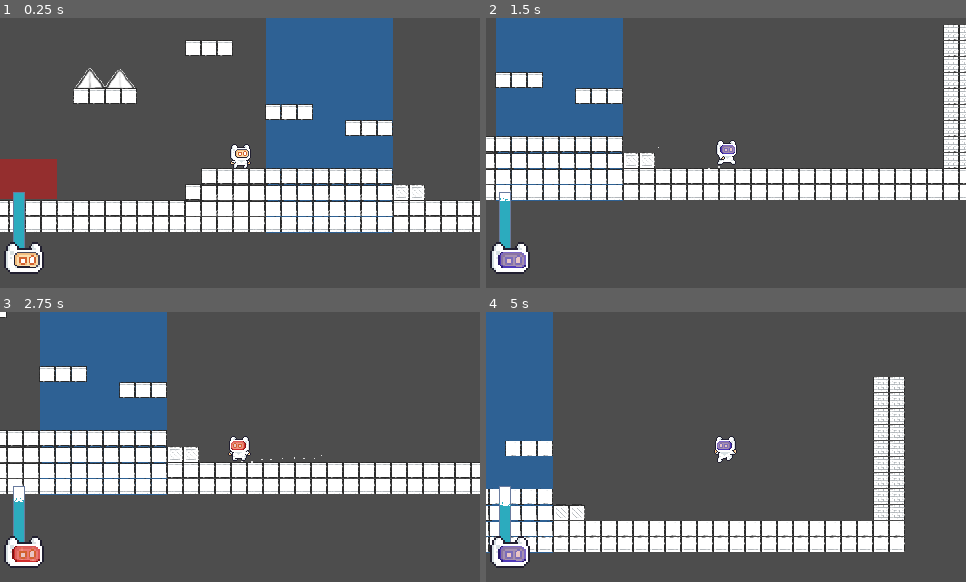
Above: before the commit, frames 1-4 (two rows, left to right).
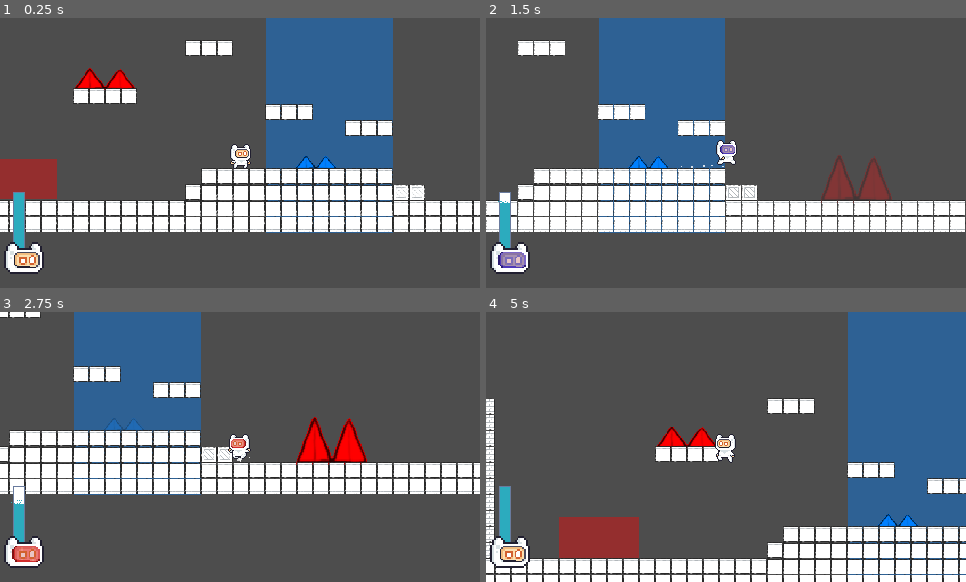
Above: after the commit, the same moments.

Repository: Naathan404/UITxVNG-Group08-NaNaNaNa
Game: Godot game, scene res://scenes/levels/level_test.tscn
Two runs of this game, one before a commit and one after it. Both use one fixed random seed, a clock stepped at 60 frames per second and the inputs below.
Inputs:
- Up to frame 1 (0.25 s): no input
- Up to frame 2 (1.5 s): hold D (right) from 0.53 s (still down); tap Shift (dash) at 0.6 s; tap Space (jump) at 0.77 s; tap K (mask_blue) at 1.35 s
- Up to frame 3 (2.75 s): tap Space (jump) at 1.52 s; release D (right) at 2.03 s; hold A (left) from 2.03 s (still down); hold J (mask_red) from 2.03 s (still down)
- Up to frame 4 (5 s): release A (left) at 2.78 s; release J (mask_red) at 2.78 s; hold D (right) 2.78-4.28 s; tap L (unmask) at 2.85 s; tap Space (jump) at 3.02, 3.77, 4.52 s; tap Shift (dash) at 3.6 s; hold A (left) from 4.28 s (still down); tap K (mask_blue) at 4.35 s

The runs differ from the first frame. In frame 1, 0.7% of the frame differs, in the area x 15-70%, y 18-56%; in frame 2, 46%; in frame 3, 14%; in frame 4, 51%, in the area x 0-100%, y 0-100%.

Commit message:
update spike and toxic-zone

Diff:
--- a/scenes/levels/level_test.tscn
+++ b/scenes/levels/level_test.tscn
@@ -1357,17 +1357,33 @@
 
 [node name="Stage" type="Node2D" unique_id=1588916387]
 
-[node name="spike" parent="." unique_id=922398961 instance=ExtResource("4_4ptlp")]
-position = Vector2(0, 94)
-scale = Vector2(1.4958341, 1.6082536)
-
 [node name="toxic_zone2" parent="." unique_id=934666335 instance=ExtResource("3_jp5fc")]
 position = Vector2(-128, 184)
 toxic_zone_color = "Red"
+is_change_color = true
+min_time = 1.0
+max_time = 10.0
 
 [node name="toxic_zone" parent="." unique_id=1843443206 instance=ExtResource("3_jp5fc")]
 position = Vector2(161, -634.00006)
 scale = Vector2(1.583259, 22.301111)
+is_change_color = false
+min_time = 1.0
+max_time = 10.0
+
+[node name="spike" parent="." unique_id=922398961 instance=ExtResource("4_4ptlp")]
+position = Vector2(0, 94)
+scale = Vector2(1.4958341, 1.6082536)
+spike_color = "Red"
+
+[node name="spike2" parent="." unique_id=1570473667 instance=ExtResource("4_4ptlp")]
+position = Vector2(211, 181)
+spike_color = "Blue"
+
+[node name="spike3" parent="." unique_id=248591882 instance=ExtResource("4_4ptlp")]
+position = Vector2(419, 181.00002)
+scale = Vector2(1.7467537, 3.591138)
+spike_color = "Red"
 
 [node name="World" type="Node2D" parent="." unique_id=1866520884]
 
--- a/scenes/objects/spike.tscn
+++ b/scenes/objects/spike.tscn
@@ -5,6 +5,7 @@
 
 [node name="spike" type="Area2D" unique_id=922398961]
 script = ExtResource("1_ctypd")
+spike_color = null
 
 [node name="Sprite2D" type="Sprite2D" parent="." unique_id=1324901480]
 scale = Vector2(0.6523437, 0.40820313)
--- a/scenes/objects/toxic_zone.tscn
+++ b/scenes/objects/toxic_zone.tscn
@@ -9,6 +9,9 @@
 scale = Vector2(1, 1.0105826)
 script = ExtResource("1_xufbp")
 toxic_zone_color = "Blue"
+is_change_color = null
+min_time = null
+max_time = null
 
 [node name="ColorRect" type="ColorRect" parent="." unique_id=869898291]
 offset_right = 80.0
--- a/scripts/objects/spike.gd
+++ b/scripts/objects/spike.gd
@@ -1,6 +1,34 @@
 @tool
 extends Area2D
-
+@export_enum("Red", "Blue") var spike_color: String = "Red":
+	set(value):
+		spike_color = value
+		_update_visual()
+enum MaskType {NONE, RED, BLUE}
+func _ready() -> void:
+	_update_visual()
+	add_to_group("spikes")
+func _update_visual():
+	var sprite = get_node_or_null("Sprite2D")
+	if sprite:
+		if spike_color == "Red":
+			sprite.modulate = Color(1, 0, 0, 1)
+		else:
+			sprite.modulate = Color(0, 0.5, 1, 1)
+func update_spike_state(player_mask: int) -> void:
+	var is_hide = false
+	if spike_color == "Red" and player_mask == MaskType.BLUE:
+		is_hide = true
+	elif spike_color == "Blue" and player_mask == MaskType.RED:
+		is_hide = true
+	var collision = get_node_or_null("CollisionPolygon2D")
+	var sprite = get_node_or_null("Sprite2D")
+	if is_hide:
+		sprite.modulate.a = 0.3
+		collision.set_deferred("disabled", true)
+	else:
+		sprite.modulate.a = 1.0
+		collision.set_deferred("disabled", false)
 
 func _on_body_entered(body: Node2D) -> void:
 	if body.is_in_group("player"):
--- a/scripts/objects/toxic_zone.gd
+++ b/scripts/objects/toxic_zone.gd
@@ -5,8 +5,16 @@
 	set(value):
 		toxic_zone_color = value
 		_update_visual()
+@export var is_change_color: bool = false
+@export var min_time: float = 1.0
+@export var max_time: float = 10.0
+
+var _timer: float = 0.0
+var _current_target_time: float = 1.0
+
 func _ready() -> void:
 	_update_visual()
+	_current_target_time = randf_range(min_time, max_time)
 
 func _update_visual() -> void:
 	var rect = get_node_or_null("ColorRect")
@@ -19,6 +27,18 @@
 func _process(delta: float) -> void:
 	# công dụng khi chạy @tool thì máy sẽ dừng không chạy mấy code dưới
 	if Engine.is_editor_hint(): return
+
+	if is_change_color:
+		_timer += delta
+		if _timer >= _current_target_time:
+			_timer = 0
+			_current_target_time = randf_range(min_time, max_time)
+			if (toxic_zone_color == "Red"):
+				toxic_zone_color = "Blue"
+			else:
+				toxic_zone_color = "Red"
+			_update_visual()
+
 	var bodies = get_overlapping_bodies()
 	for body in bodies:
 		if body.is_in_group("player"):
--- a/scripts/player/player.gd
+++ b/scripts/player/player.gd
@@ -75,6 +75,9 @@
 
 	if fsm and fsm.current_state:
 		fsm.current_state._enter()
+
+	get_tree().call_group("spikes", "update_spike_state", mask_type)
+
 	return true
 
 # Hàm hồi Oxy khi nhặt được bình
